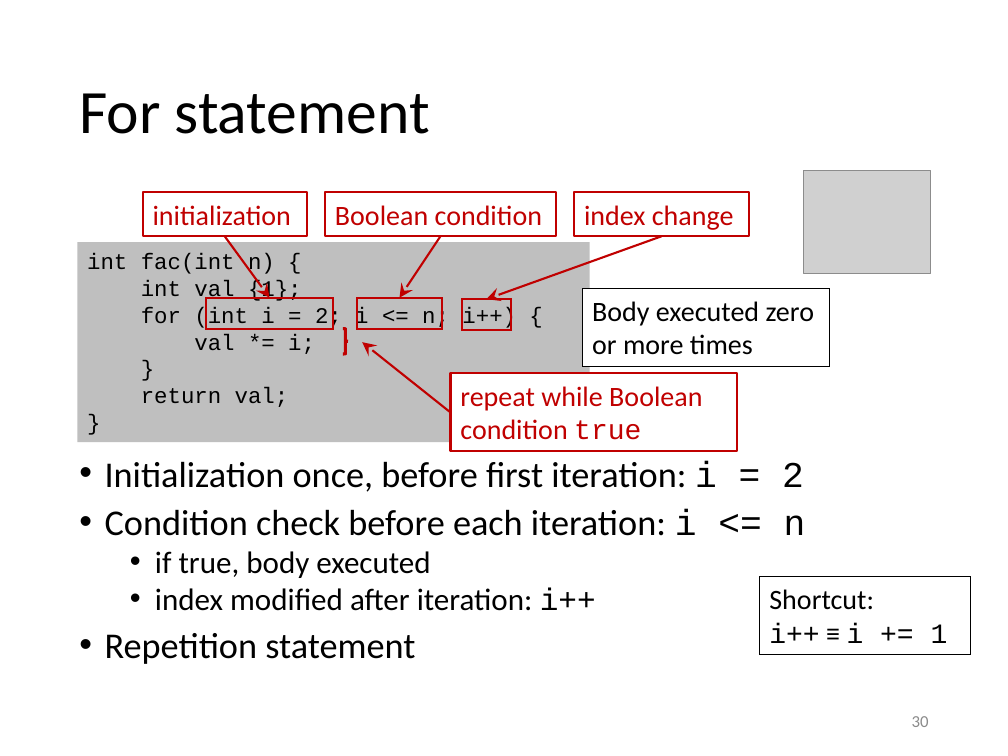
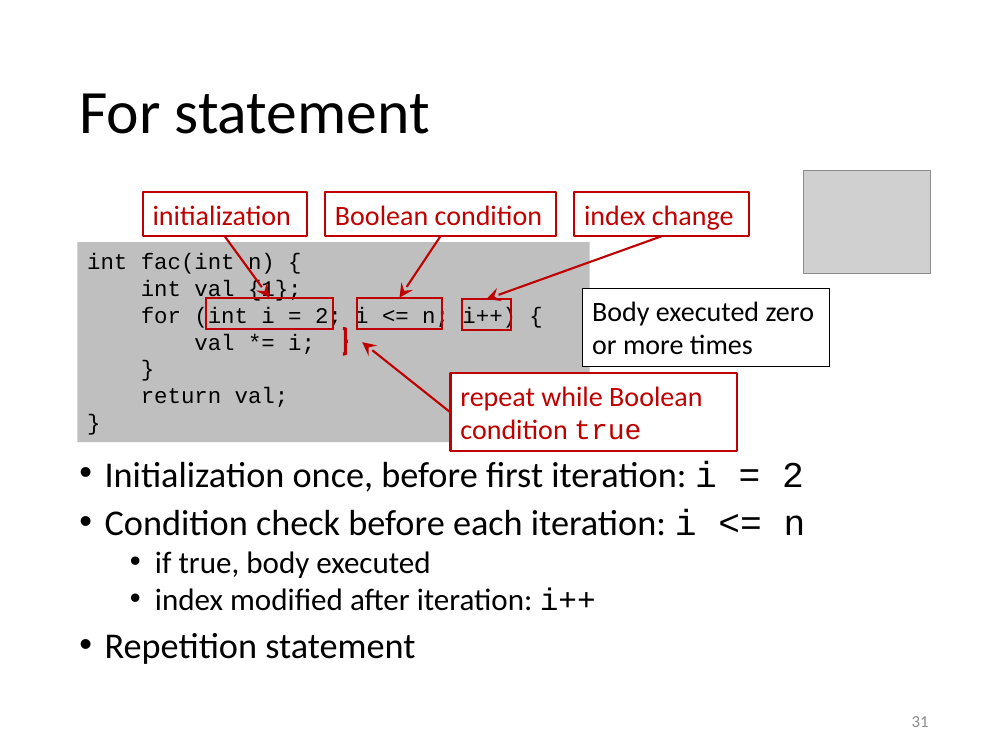
Before and after one commit to gjbex/training-material, a slide deck: slide 31 of CPlusPlus/scientific_cpp.pptx (slide 30 before the commit). Drawn at 1008x756 pixels with LibreOffice and Linux fonts; fonts in the diff are those of the drawing; grey boxes stand for pictures. Boxes give left, top, right and bottom in pixels: in the first picture for what was removed or moved away, otherwise in the second. Text is boxed around its words. In the diff, an @@ line names an element or a change of style, - is before the commit and + after.

Commit message:
Add slide on assignment shortcuts; add continue statement; add Cppcheck

```diff
--- a/CPlusPlus/scientific_cpp.pptx
+++ b/CPlusPlus/scientific_cpp.pptx
@@ rectangle removed at (759, 577, 970, 654) @@
-Shortcut:
-i++ ≡ i += 1
@@ page number at (912, 716, 929, 727): text changed @@
-30
+31
```
Also in this commit, not shown: 4 other slides changed, 1 slide added.
